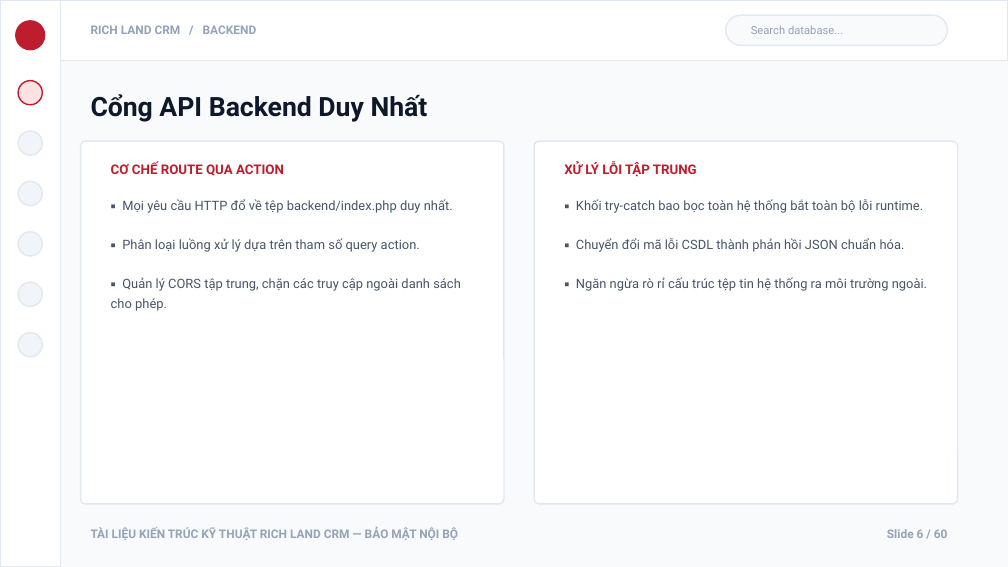
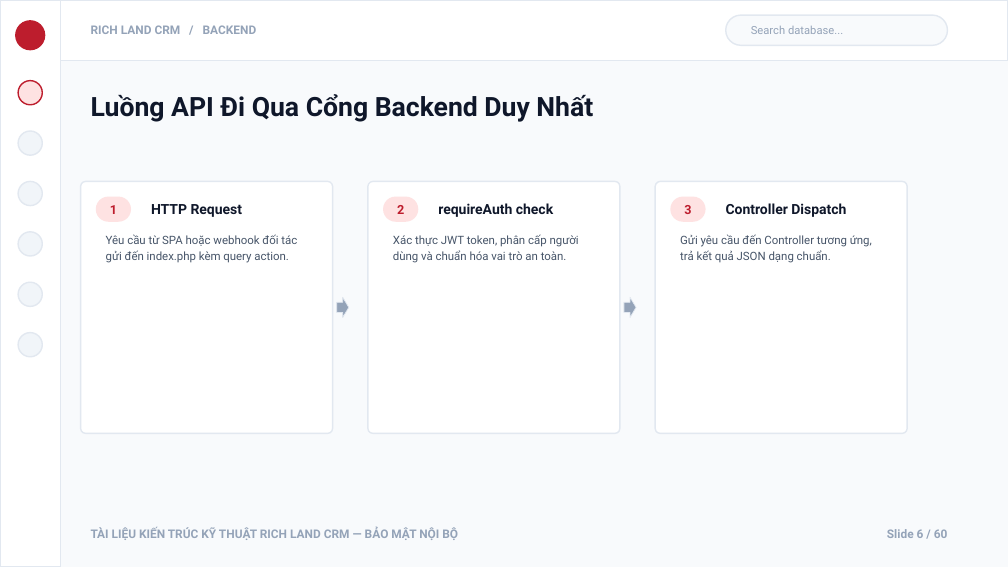
Before and after one commit to DEV-trongphuc/RICH-LAND, a slide deck: slide 6 of RichLand_System_Architecture_Presentation.pptx. Drawn at 1008x567 pixels with LibreOffice and Linux fonts; fonts in the diff are those of the drawing. Boxes give left, top, right and bottom in pixels: in the first picture for what was removed or moved away, otherwise in the second. Text is boxed around its words. In the diff, an @@ line names an element or a change of style, - is before the commit and + after.

```diff
--- a/RichLand_System_Architecture_Presentation.pptx
+++ b/RichLand_System_Architecture_Presentation.pptx
@@ text at (91, 94, 593, 122): text changed @@
-Cổng API Backend Duy Nhất
+Luồng API Đi Qua Cổng Backend Duy Nhất
@@ text removed at (111, 162, 284, 176) @@
-CƠ CHẾ ROUTE QUA ACTION
@@ text removed at (564, 162, 697, 177) @@
-XỬ LÝ LỖI TẬP TRUNG
@@ rounded rectangle: place and size @@
-rounded rectangle at (81, 141, 504, 504)
+rounded rectangle at (81, 181, 333, 433)
@@ rounded rectangle at (81, 181, 333, 433): proportions changed @@
@@ rounded rectangle added at (96, 197, 131, 222), fill #FEE2E2 @@
@@ text added at (110, 205, 117, 214), 9 pt, text #BD1D2D, bold @@
+1
@@ text removed at (111, 199, 461, 311) @@
-▪ Mọi yêu cầu HTTP đổ về tệp backend/index.php duy nhất.
-▪ Phân loại luồng xử lý dựa trên tham số query action.
-▪ Quản lý CORS tập trung, chặn các truy cập ngoài danh sách cho phép.
@@ text added at (151, 204, 243, 217), 10 pt, text #0F172A, bold @@
+HTTP Request
@@ rounded rectangle added at (368, 181, 620, 433), fill #FFFFFF, outline #E2E8F0 1 pt @@
@@ rounded rectangle added at (383, 197, 418, 222), fill #FEE2E2 @@
@@ text added at (397, 205, 404, 214), 9 pt, text #BD1D2D, bold @@
+2
@@ text added at (438, 203, 553, 217), 10 pt, text #0F172A, bold @@
+requireAuth check
@@ text removed at (576, 199, 927, 291) @@
-▪ Khối try-catch bao bọc toàn hệ thống bắt toàn bộ lỗi runtime.
-▪ Chuyển đổi mã lỗi CSDL thành phản hồi JSON chuẩn hóa.
-▪ Ngăn ngừa rò rỉ cấu trúc tệp tin hệ thống ra môi trường ngoài.
@@ rounded rectangle at (655, 181, 907, 433): proportions changed @@
@@ rounded rectangle: place and size @@
-rounded rectangle at (534, 141, 958, 504)
+rounded rectangle at (655, 181, 907, 433)
@@ rounded rectangle added at (670, 197, 706, 222), fill #FEE2E2 @@
@@ text added at (684, 205, 691, 214), 9 pt, text #BD1D2D, bold @@
+3
@@ text added at (726, 203, 846, 217), 10 pt, text #0F172A, bold @@
+Controller Dispatch
@@ text added at (106, 234, 297, 263), 8.2 pt, text #475569 @@
+Yêu cầu từ SPA hoặc webhook đối tác gửi đến index.php kèm query action.
@@ text added at (393, 234, 579, 263), 8.2 pt, text #475569 @@
+Xác thực JWT token, phân cấp người dùng và chuẩn hóa vai trò an toàn.
@@ text added at (680, 234, 872, 263), 8.2 pt, text #475569 @@
+Gửi yêu cầu đến Controller tương ứng, trả kết quả JSON dạng chuẩn.
@@ right arrow added at (337, 297, 349, 318), fill #94A3B8, outline #E2E8F0 0.5 pt @@
@@ right arrow added at (624, 297, 636, 318), fill #94A3B8, outline #E2E8F0 0.5 pt @@
```
Also in this commit, not shown: 33 other slides changed, 7 slides added, 7 slides removed, 3 other files.
